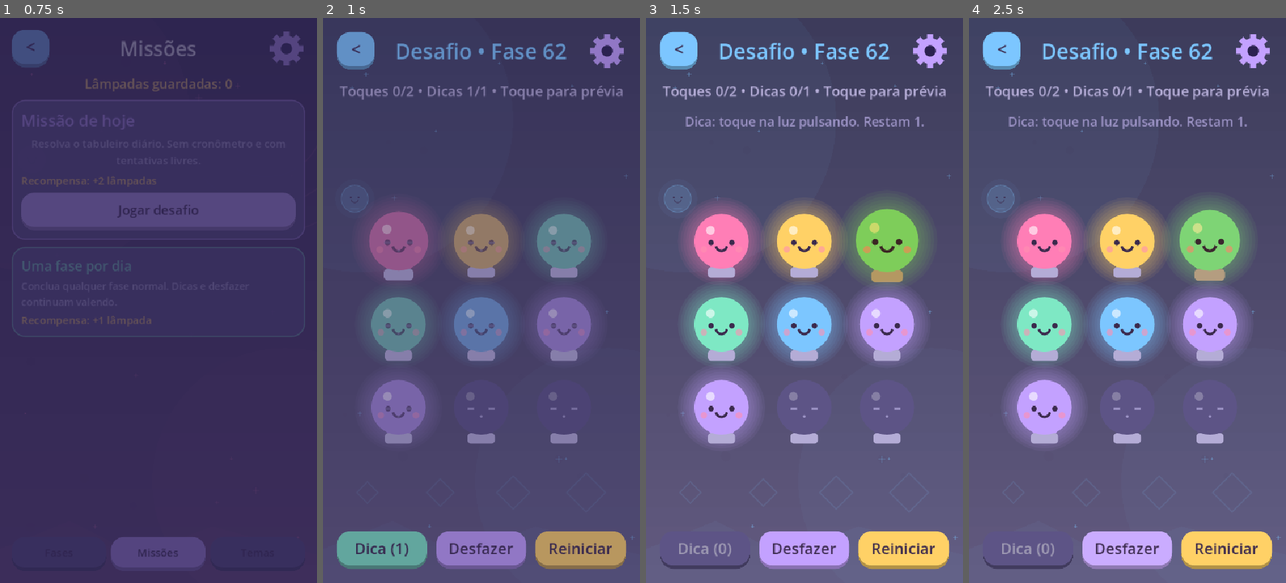
Above: before the commit, frames 1-4 (left to right).
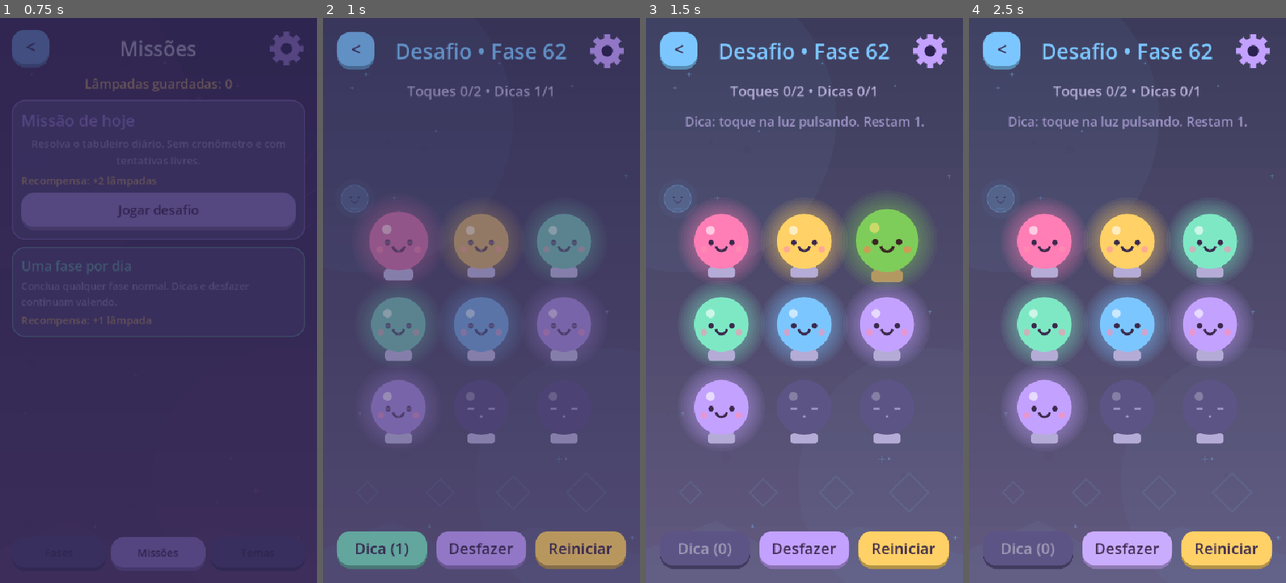
Above: after the commit, the same moments.

Repository: MuriloBahr/lights
Game: Godot game, scene res://scenes/missions.tscn
Same seed, same stepped clock (60 frames per second), same inputs: the game is played once before the commit and once after it. This scene is started directly instead of the project's main scene.
Inputs:
- Up to frame 1 (0.75 s): click "Jogar desafio" at 0.5 s
- Up to frame 2 (1 s): no input
- Up to frame 3 (1.5 s): click "Dica (1)" at 1.25 s
- Up to frame 4 (2.5 s): click "Desfazer" at 2 s

Frame 1 is identical in both runs. In frame 2, 0.7% of the frame differs, in the area x 5-95%, y 12-15%; in frame 3, 0.8%; in frame 4, 2.6%, in the area x 5-95%, y 12-47%.

Commit message:
lights [patch note]: Adicionado lampadas pulsantes nas primeiras fases

Diff:
--- a/scripts/bulb.gd
+++ b/scripts/bulb.gd
@@ -50,17 +50,25 @@
 	_pop.tween_property(self, "scale", Vector2.ONE, 0.35).set_trans(Tween.TRANS_BACK).set_ease(Tween.EASE_OUT)
 
 
-func pulse_hint() -> void:
+func pulse_hint(repeating := false) -> void:
 	if _hint_tween:
 		_hint_tween.kill()
 	scale = Vector2.ONE
 	modulate = Color.WHITE
 	_hint_tween = create_tween()
-	_hint_tween.set_loops(3)
+	_hint_tween.set_loops(0 if repeating else 3)
 	_hint_tween.tween_property(self, "scale", Vector2(1.16, 1.16), 0.22).set_trans(Tween.TRANS_SINE)
 	_hint_tween.parallel().tween_property(self, "modulate", Color(1.0, 0.86, 0.35), 0.22)
 	_hint_tween.tween_property(self, "scale", Vector2.ONE, 0.22).set_trans(Tween.TRANS_SINE)
 	_hint_tween.parallel().tween_property(self, "modulate", Color.WHITE, 0.22)
+
+
+func stop_hint_pulse() -> void:
+	if _hint_tween and _hint_tween.is_running():
+		_hint_tween.kill()
+	_hint_tween = null
+	scale = Vector2.ONE
+	modulate = Color.WHITE
 
 
 func play_effect(delay: float) -> void:
--- a/scripts/game.gd
+++ b/scripts/game.gd
@@ -27,6 +27,7 @@
 var _selected_move_cells: Array[int] = []
 var _selected_move_hint := ""
 var _selected_move_hint_active := false
+var _pulsing_bulb_index := -1
 
 func _ready() -> void:
 	set_anchors_preset(Control.PRESET_FULL_RECT)
@@ -162,19 +163,20 @@
 	backdrop.setup(int(level["world"]), int(level["id"]), State.visual_theme())
 	_build_grid(level)
 	board.load_level(_board_level(level))
-	_show_world_intro_if_needed(level)
-
-
-func _show_world_intro_if_needed(level: Dictionary) -> void:
+	if not _show_world_intro_if_needed(level):
+		_pulse_guided_move()
+
+
+func _show_world_intro_if_needed(level: Dictionary) -> bool:
 	var world_id := int(level["world"])
 	var first_in_world := level_index == 0 or int(levels[level_index - 1]["world"]) != world_id
 	if not first_in_world:
-		return
+		return false
 	var setting_key := "seen_howto_v2"
 	if world_id != 1:
 		setting_key = "seen_world_intro_v2_%d" % world_id
 	if bool(State.settings.get(setting_key, false)):
-		return
+		return false
 	State.set_setting(setting_key, true)
 	var demo_level := level
 	if world_id == 4:
@@ -184,11 +186,14 @@
 				break
 	var panel := HowToPanel.new()
 	panel.setup(State.worlds[world_id - 1], demo_level)
+	panel.tree_exited.connect(_pulse_guided_move)
 	add_child(panel)
+	return true
 
 
 func _build_grid(level: Dictionary) -> void:
 	_clear_selected_move()
+	_stop_guided_pulse()
 	for b in bulbs:
 		grid.remove_child(b)
 		b.queue_free()
@@ -225,7 +230,8 @@
 	title.add_theme_color_override("font_color", Palette.BULBS[int(world["color"])])
 	var hint_count := int(level["par"]) - 1
 	var hints_left := maxi(0, hint_count - _hints_used)
-	info.text = "Toques %d/%d • Dicas %d/%d • Toque para prévia" % [board.moves.size(), level["par"], hints_left, hint_count]
+	var move_status := "Toques %d/%d • Dicas %d/%d" % [board.moves.size(), level["par"], hints_left, hint_count]
+	info.text = move_status + " • Toque para prévia" if level_index == 0 and not State.daily_mode else move_status
 	_hint_button.text = "Dica (%d)" % hints_left
 	_hint_button.disabled = hints_left == 0
 	hint.text = level.get("hint", "")
@@ -260,12 +266,8 @@
 	for cell_index in _selected_move_cells:
 		if cell_index >= 0 and cell_index < bulbs.size():
 			bulbs[cell_index].set_preview(true)
-	if _is_rule_intro_level():
-		for i in _selected_move_cells.size():
-			var cell_index := _selected_move_cells[i]
-			if cell_index >= 0 and cell_index < bulbs.size():
-				bulbs[cell_index].play_effect(minf(float(i) * 0.035, 0.14))
-	hint.text = "Afeta %d lâmpadas. Toque de novo nesta para confirmar; toque fora para cancelar." % _selected_move_cells.size()
+	if level_index == 0 and not State.daily_mode:
+		hint.text = "Afeta %d lâmpadas. Toque de novo nesta para confirmar; toque fora para cancelar." % _selected_move_cells.size()
 	State.sfx.click()
 
 
@@ -282,6 +284,7 @@
 
 
 func _apply_bulb_move(x: int, y: int) -> void:
+	_stop_guided_pulse()
 	var lit_before := _lit_count()
 	board.toggle(x, y)
 	State.sfx.toggle(board.get_cell(x, y) == 1)
@@ -292,15 +295,61 @@
 			hint.text = "Combo x%d! Mais luzes apagando!" % _combo_streak
 	else:
 		_combo_streak = 0
+	if not board.is_solved():
+		_pulse_guided_move()
 
 
 func _is_rule_intro_level() -> bool:
+	if State.daily_mode:
+		return false
 	var current_world := int(levels[level_index]["world"])
 	var phase_in_world := 0
 	for i in level_index + 1:
 		if int(levels[i]["world"]) == current_world:
 			phase_in_world += 1
 	return phase_in_world <= 4
+
+
+func _pulse_guided_move() -> void:
+	if not _is_rule_intro_level():
+		_stop_guided_pulse()
+		return
+	var choices := _remaining_solution_cells()
+	if choices.is_empty():
+		_stop_guided_pulse()
+		return
+	_pulse_target_bulb(choices[0], true)
+
+
+func _pulse_target_bulb(index: int, repeating: bool) -> void:
+	_stop_guided_pulse()
+	if index < 0 or index >= bulbs.size():
+		return
+	_pulsing_bulb_index = index
+	bulbs[index].pulse_hint(repeating)
+
+
+func _stop_guided_pulse() -> void:
+	if _pulsing_bulb_index >= 0 and _pulsing_bulb_index < bulbs.size():
+		bulbs[_pulsing_bulb_index].stop_hint_pulse()
+	_pulsing_bulb_index = -1
+
+
+func _remaining_solution_cells() -> Array[int]:
+	var level: Dictionary = levels[level_index]
+	var remaining := {}
+	for cell in level.get("solution", []):
+		var index := int(cell)
+		remaining[index] = not bool(remaining.get(index, false))
+	for move in board.moves:
+		var index := move.y * board.size + move.x
+		remaining[index] = not bool(remaining.get(index, false))
+	var choices: Array[int] = []
+	for index in remaining:
+		if bool(remaining[index]):
+			choices.append(int(index))
+	choices.sort()
+	return choices
 
 
 func _unhandled_input(event: InputEvent) -> void:
@@ -332,37 +381,29 @@
 	var level: Dictionary = levels[level_index]
 	if _hints_used >= int(level["par"]):
 		return
-	var remaining := {}
-	for cell in level.get("solution", []):
-		var index := int(cell)
-		remaining[index] = not bool(remaining.get(index, false))
-	for move in board.moves:
-		var index := move.y * board.size + move.x
-		remaining[index] = not bool(remaining.get(index, false))
-
-	var choices: Array[int] = []
-	for index in remaining:
-		if bool(remaining[index]):
-			choices.append(int(index))
+	var choices := _remaining_solution_cells()
 	if choices.is_empty():
 		return
-	choices.sort()
 	_hints_used += 1
-	bulbs[choices[0]].pulse_hint()
+	_pulse_target_bulb(choices[0], false)
 	_refresh()
 	hint.text = "Dica: toque na luz pulsando. Restam %d." % maxi(0, int(level["par"]) - _hints_used)
 
 
 func _restart_level() -> void:
 	_clear_selected_move()
+	_stop_guided_pulse()
 	_hints_used = 0
 	_combo_streak = 0
 	board.reset()
+	_pulse_guided_move()
 
 
 func _undo_move() -> void:
 	_clear_selected_move()
+	_stop_guided_pulse()
 	board.undo()
+	_pulse_guided_move()
 
 
 func _on_solved() -> void:
@@ -410,7 +451,9 @@
 	_clear_selected_move()
 	if is_instance_valid(_settings_panel):
 		return
+	_stop_guided_pulse()
 	_settings_panel = SettingsPanel.new()
+	_settings_panel.tree_exited.connect(_pulse_guided_move)
 	add_child(_settings_panel)
 
 
--- a/scripts/how_to_panel.gd
+++ b/scripts/how_to_panel.gd
@@ -83,7 +83,7 @@
 	if world_id == 1:
 		box.add_child(_text("Toque numa lâmpada para ver o alcance. Ela e as vizinhas de cima, de baixo e dos lados invertem. Toque nela de novo para confirmar; toque fora para cancelar."))
 	else:
-		box.add_child(_text(str(_world["rule"]) + " Toque numa lâmpada para ver o alcance; toque nela de novo para confirmar."))
+		box.add_child(_text(str(_world["rule"])))
 	box.add_child(_demo_grid())
 	if not _demo_goal.is_empty():
 		_goal_preview.setup(_demo_level)
@@ -165,6 +165,7 @@
 
 func _tap(x: int, y: int) -> void:
 	var index := y * board.size + x
+	var world_id := int(_world.get("id", 1))
 	if _selected_demo_index == index:
 		_clear_demo_selection()
 		_msg.text = "Boa! Continue até formar o desenho." if not _demo_goal.is_empty() else "Viu como a regra muda as luzes? Toque em Rever efeito para testar de novo."
@@ -177,16 +178,16 @@
 		return
 	if _selected_demo_index >= 0:
 		_clear_demo_selection()
-		_msg.text = "Prévia cancelada. Toque numa lâmpada para tentar de novo."
+		if world_id == 1:
+			_msg.text = "Prévia cancelada. Toque numa lâmpada para tentar de novo."
 		return
 	_selected_demo_index = index
 	_selected_demo_cells = board.affected_cells(x, y)
-	for i in _selected_demo_cells.size():
-		var cell_index := _selected_demo_cells[i]
+	for cell_index in _selected_demo_cells:
 		if cell_index >= 0 and cell_index < _bulbs.size():
 			_bulbs[cell_index].set_preview(true)
-			_bulbs[cell_index].play_effect(minf(float(i) * 0.035, 0.14))
-	_msg.text = "Afeta %d lâmpadas. Toque de novo nesta para testar; toque fora para cancelar." % _selected_demo_cells.size()
+	if world_id == 1:
+		_msg.text = "Afeta %d lâmpadas. Toque de novo nesta para testar; toque fora para cancelar." % _selected_demo_cells.size()
 
 
 func _clear_demo_selection() -> void:
@@ -208,7 +209,8 @@
 		pressed = (event as InputEventScreenTouch).pressed
 	if pressed:
 		_clear_demo_selection()
-		_msg.text = "Prévia cancelada. Toque numa lâmpada para tentar de novo."
+		if int(_world.get("id", 1)) == 1:
+			_msg.text = "Prévia cancelada. Toque numa lâmpada para tentar de novo."
 
 
 func _unhandled_input(event: InputEvent) -> void:
@@ -226,7 +228,8 @@
 		pointer_position = touch.position
 	if pressed and not _bulbs[_selected_demo_index].get_global_rect().has_point(pointer_position):
 		_clear_demo_selection()
-		_msg.text = "Prévia cancelada. Toque numa lâmpada para tentar de novo."
+		if int(_world.get("id", 1)) == 1:
+			_msg.text = "Prévia cancelada. Toque numa lâmpada para tentar de novo."
 
 
 func _refresh() -> void:
@@ -249,7 +252,10 @@
 
 
 func _default_demo_text() -> String:
-	return "Toque numa lâmpada para ver o alcance; as afetadas piscam. Toque nela de novo para formar o desenho. Isso não gasta dicas." if not _demo_goal.is_empty() else "Toque numa lâmpada para ver o alcance; as afetadas piscam. Toque nela de novo para testar. Isso não gasta dicas."
+	var world_id := int(_world.get("id", 1))
+	if world_id == 1:
+		return "Toque numa lâmpada para ver o alcance e toque nela de novo para formar o desenho. Nas quatro primeiras fases, a lâmpada da próxima jogada pulsa." if not _demo_goal.is_empty() else "Toque numa lâmpada para ver o alcance e toque nela de novo para testar. Nas quatro primeiras fases, a lâmpada da próxima jogada pulsa."
+	return "Experimente a regra neste tabuleiro. Nas quatro primeiras fases, a lâmpada da próxima jogada pulsa."
 
 
 func _animate(panel: Control) -> void:
